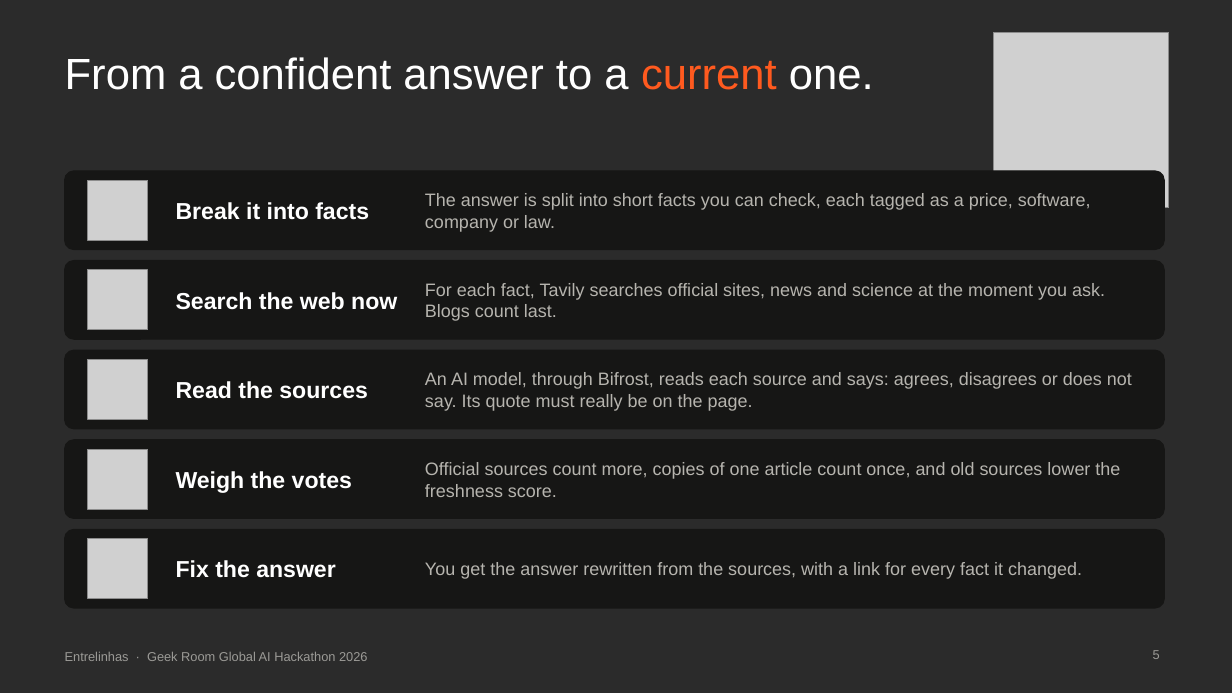
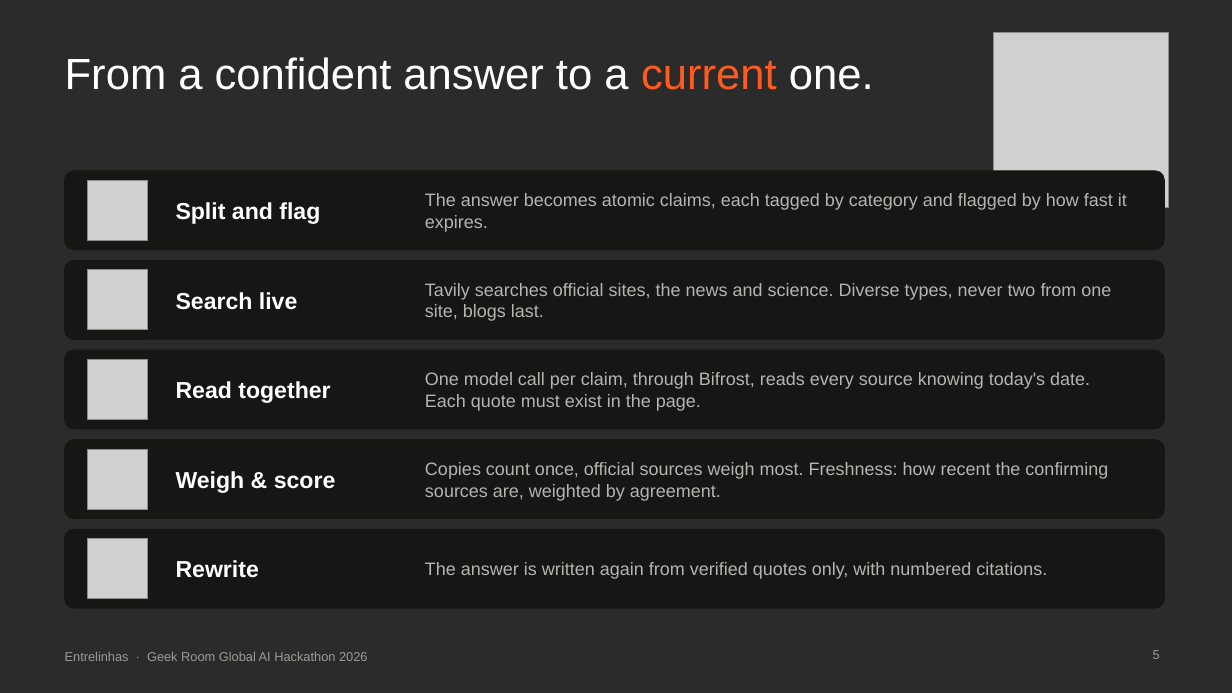
Before and after one commit to contatoalicecandido-lab/entrelinhas, a slide deck: slide 5 of submission/Entrelinhas_Pitch_Deck.pptx. Drawn at 1232x693 pixels with LibreOffice and Linux fonts; fonts in the diff are those of the drawing; grey boxes stand for pictures; background and template pictures are left out; a plain dark background stands for a picture behind light text. Boxes give left, top, right and bottom in pixels: in the first picture for what was removed or moved away, otherwise in the second. Text is boxed around its words. In the diff, an @@ line names an element or a change of style, - is before the commit and + after.

```diff
--- a/submission/Entrelinhas_Pitch_Deck.pptx
+++ b/submission/Entrelinhas_Pitch_Deck.pptx
@@ text at <box>176,202,320,224</box>: text changed @@
-Break it into facts
+Split and flag
@@ text at <box>425,193,1127,232</box>: text changed @@
-The answer is split into short facts you can check, each tagged as a price, software, company or law.
+The answer becomes atomic claims, each tagged by category and flagged by how fast it expires.
@@ text at <box>176,292,298,310</box>: text changed @@
-Search the web now
+Search live
@@ text at <box>425,283,1111,321</box>: text changed @@
-For each fact, Tavily searches official sites, news and science at the moment you ask. Blogs count last.
+Tavily searches official sites, the news and science. Diverse types, never two from one site, blogs last.
@@ text at <box>176,381,330,403</box>: text changed @@
-Read the sources
+Read together
@@ text at <box>425,372,1090,411</box>: text changed @@
-An AI model, through Bifrost, reads each source and says: agrees, disagrees or does not say. Its quote must really be on the page.
+One model call per claim, through Bifrost, reads every source knowing today's date. Each quote must exist in the page.
@@ text at <box>176,471,336,493</box>: text changed @@
-Weigh the votes
+Weigh & score
@@ text at <box>425,462,1108,501</box>: text changed @@
-Official sources count more, copies of one article count once, and old sources lower the freshness score.
+Copies count once, official sources weigh most. Freshness: how recent the confirming sources are, weighted by agreement.
@@ text at <box>176,560,259,578</box>: text changed @@
-Fix the answer
+Rewrite
@@ text at <box>425,562,1047,579</box>: text changed @@
-You get the answer rewritten from the sources, with a link for every fact it changed.
+The answer is written again from verified quotes only, with numbered citations.
```
Also in this commit, not shown: 13 other slides changed, 1 slide added, 1 slide removed, 2 other files.
